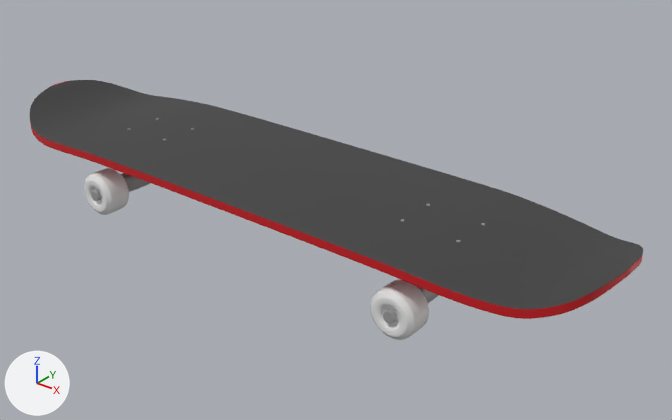
The FBX model Assets/3D/skateboard_cycles.fbx, before and after one commit.
Both versions are drawn from a 50 mm lens placed at (2.06, -2.28, 1.33), pointed at (0.16, 0.1, -0.15). The axes (+X, +Y, +Z) are drawn at lower left. The lights are the same throughout.

The scene before the commit, as lines of its bpy script (objects in view):
```python
me_plane_005 = bpy.data.meshes.new('Plane.005')
me_plane_005.from_pydata(...)  # 6239 vertices, 6208 faces; spans x 0.612..0.779, y -0.321..-0.207, z -0.267..-0.1
# faces by material slot: [1808, 4400]
me_plane_005.materials.append(mat_metal)  # grey #9b9b9b
me_plane_005.materials.append(mat_white)  # white #e7e7e7
me_plane_012 = bpy.data.meshes.new('Plane.012')
me_plane_012.from_pydata(...)  # 6239 vertices, 6208 faces; spans x -0.773..-0.606, y -0.325..-0.212, z -0.267..-0.1
# faces by material slot: [1808, 4400]
me_plane_012.materials.append(mat_metal)  # grey #9b9b9b
me_plane_012.materials.append(mat_white)  # white #e7e7e7
me_plane_013 = bpy.data.meshes.new('Plane.013')
me_plane_013.from_pydata(...)  # 21008 vertices, 20928 faces; spans x -1.3..1.3, y -0.33..0.34, z -0.07..0.07
# faces by material slot: [2640, 720, 2112, 15456]
me_plane_013.materials.append(mat_red)  # red #cb121c
me_plane_013.materials.append(mat_surface)  # black #3c3c3c
me_plane_013.materials.append(mat_black)  # dark grey #464646
me_plane_013.materials.append(mat_metal)  # grey #9b9b9b
ob_board = bpy.data.objects.new('board', me_plane_013)
ob_board.location = (0.0, 0.0, 0.0)
ob_wheel_002 = bpy.data.objects.new('wheel.002', me_plane_012)
ob_wheel_002.location = (0.0, 0.0, 0.0)
ob_wheel_004 = bpy.data.objects.new('wheel.004', me_plane_005)
ob_wheel_004.location = (0.0, 0.0, 0.0)
```
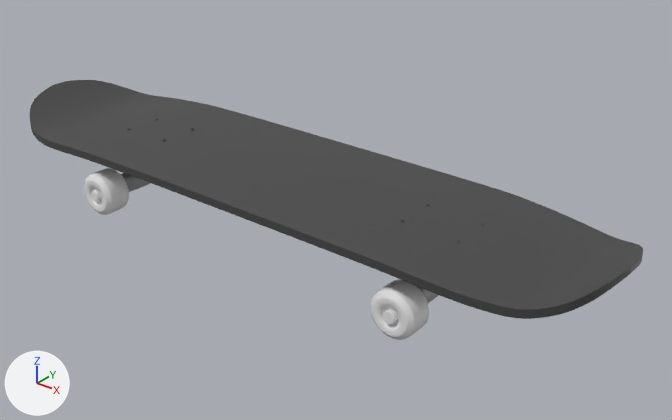
Where the change shows, as pixel boxes (x1, y1, x2, y2) in the pictures (672 x 420 px):
part 1 of me_plane_013, recoloured (red to black)
    both: (30, 81, 643, 319)
part 2 of me_plane_013, recoloured
    both: (30, 80, 643, 309)
part 3 of me_plane_013, recoloured
    both: (127, 118, 485, 242)

Patch to the scene script:
```diff
--- a/Assets/3D/skateboard_cycles.fbx.py
+++ b/Assets/3D/skateboard_cycles.fbx.py
@@ me_plane_013 @@
 me_plane_013.from_pydata(...)  # 21008 vertices, 20928 faces; spans x -1.3..1.3, y -0.33..0.34, z -0.07..0.07
 # used by ob_board; location = (0.0, 0.0, 0.0)
+# me_plane_013 part 1: all 2640 faces that had it switch from mat_red (red #cb121c) to mat_black (dark grey #464646)
+# me_plane_013 part 2: all 720 faces that had it switch from mat_surface (black #3c3c3c) to mat_black (dark grey #464646)
+# me_plane_013 part 3: all 15456 faces that had it switch from mat_metal (grey #9b9b9b) to mat_black (dark grey #464646)
```
